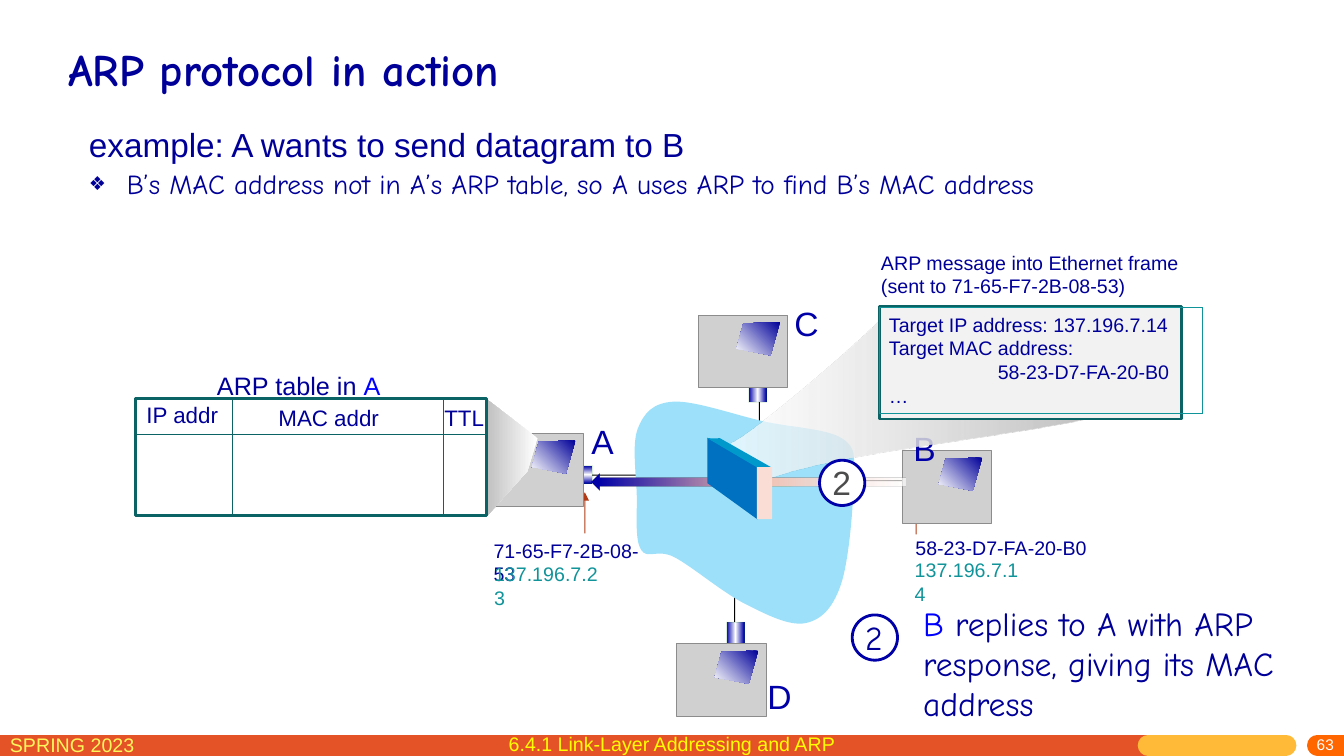
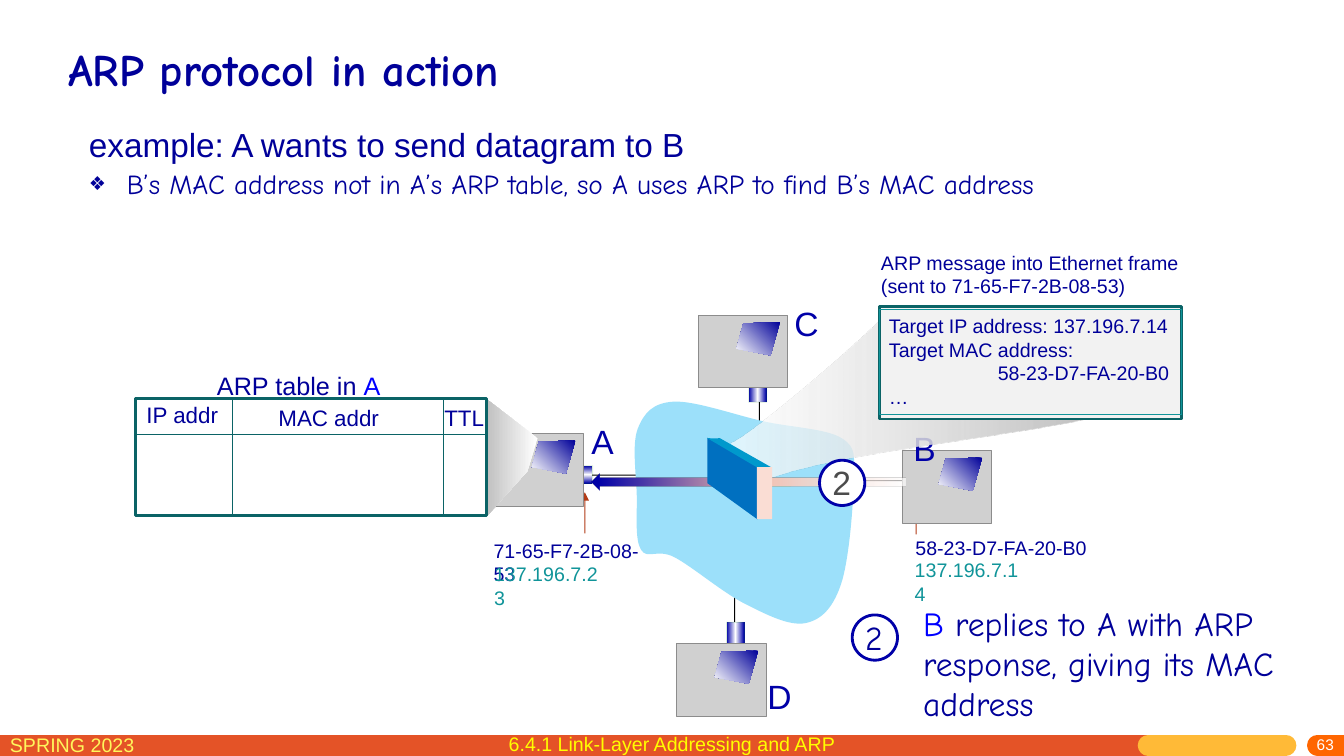
Before and after one commit to network-whu/slides, a slide deck: slide 63 of pptx/chapter6.pptx. Drawn at 1344x756 pixels with LibreOffice and Linux fonts; fonts in the diff are those of the drawing; grey boxes stand for pictures. Boxes give left, top, right and bottom in pixels: in the first picture for what was removed or moved away, otherwise in the second. Text is boxed around its words. In the diff, an @@ line names an element or a change of style, - is before the commit and + after.

```diff
--- a/pptx/chapter6.pptx
+++ b/pptx/chapter6.pptx
@@ rectangle "Target IP address: 137.196.7.14": place and size @@
-rectangle "Target IP address: 137.196.7.14" at <box>879,308,1203,412</box>
+rectangle "Target IP address: 137.196.7.14" at <box>879,310,1182,414</box>
```
Also in this commit, not shown: 3 slides added.
